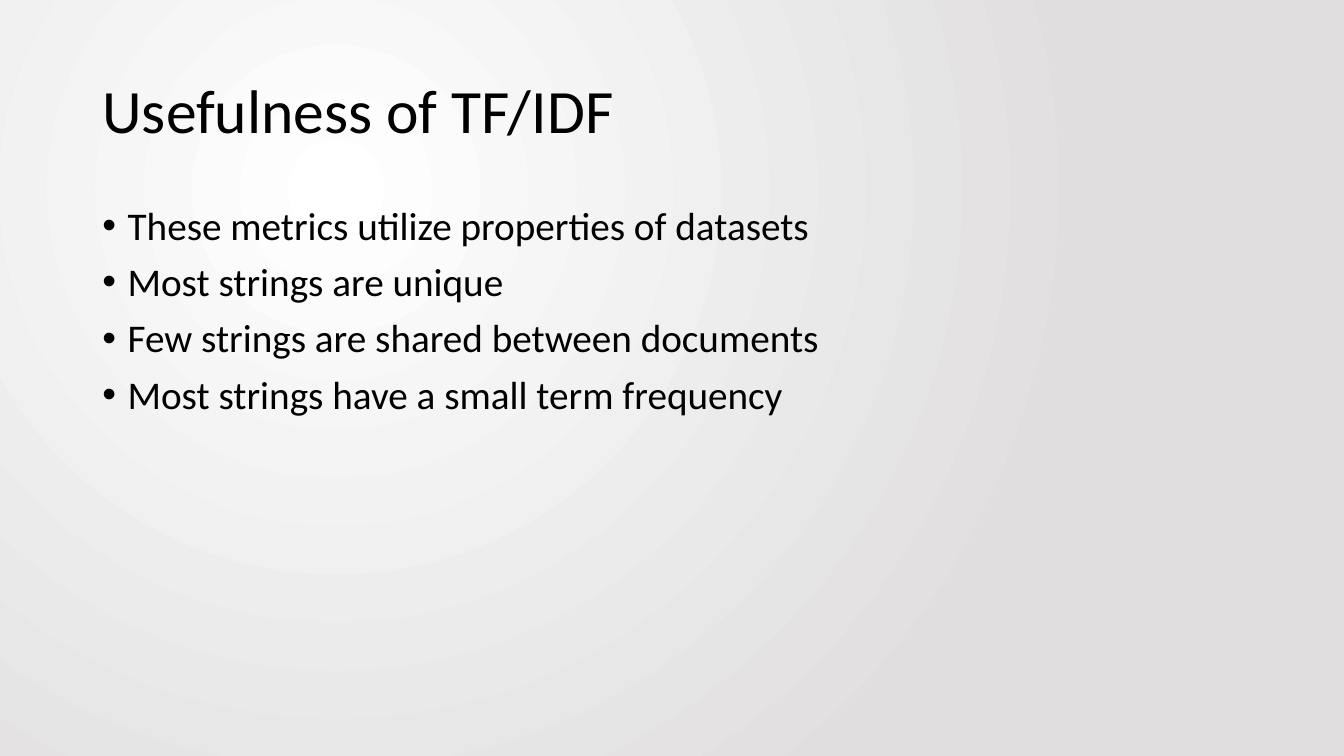
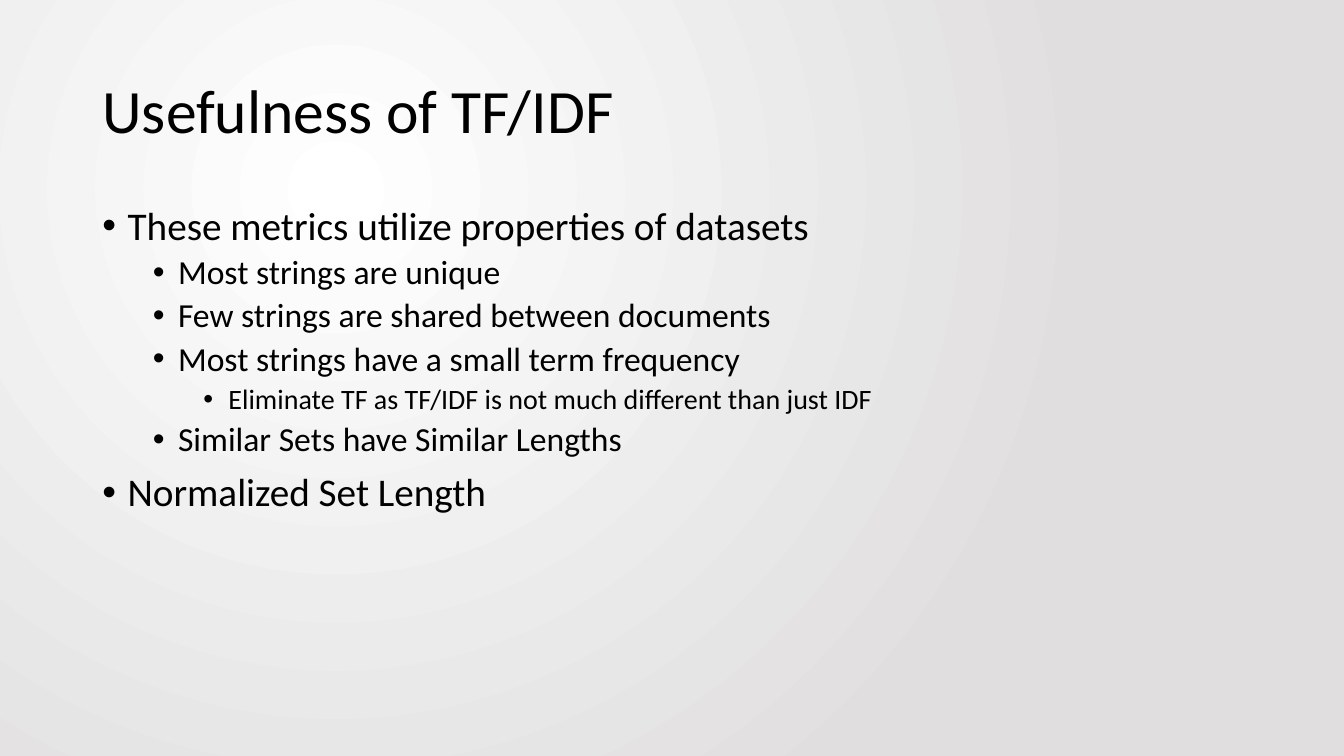
Before and after one commit to jbfitz/EECS405, a slide deck: slide 4 of Paper Presentation/EECS405.PattersonFitzpatrick.PaperPresentation.pptx (slide 5 before the commit). Drawn at 1344x756 pixels with LibreOffice and Linux fonts; fonts in the diff are those of the drawing. Boxes give left, top, right and bottom in pixels: in the first picture for what was removed or moved away, otherwise in the second. Text is boxed around its words. In the diff, an @@ line names an element or a change of style, - is before the commit and + after.

```diff
--- a/Paper Presentation/EECS405.PattersonFitzpatrick.PaperPresentation.pptx
+++ b/Paper Presentation/EECS405.PattersonFitzpatrick.PaperPresentation.pptx
@@ text at [178,261,770,377]: size 28 to 24 pt in "Most strings are unique", "Few strings are shared between documents", "Most strings have a small term frequency"; list level 1 to 2 in "Most strings are unique"; list level 1 to 2 in "Few strings are shared between ..."; list level 1 to 2 in "Most strings have a small ..." @@
@@ text at [128,389,871,513]: paragraphs added @@
+    • Eliminate TF as TF/IDF is not much different than just IDF
+  • Similar Sets have Similar Lengths
+• Normalized Set Length
```
Also in this commit, not shown: 4 other slides changed, 4 slides added, 1 slide removed.
